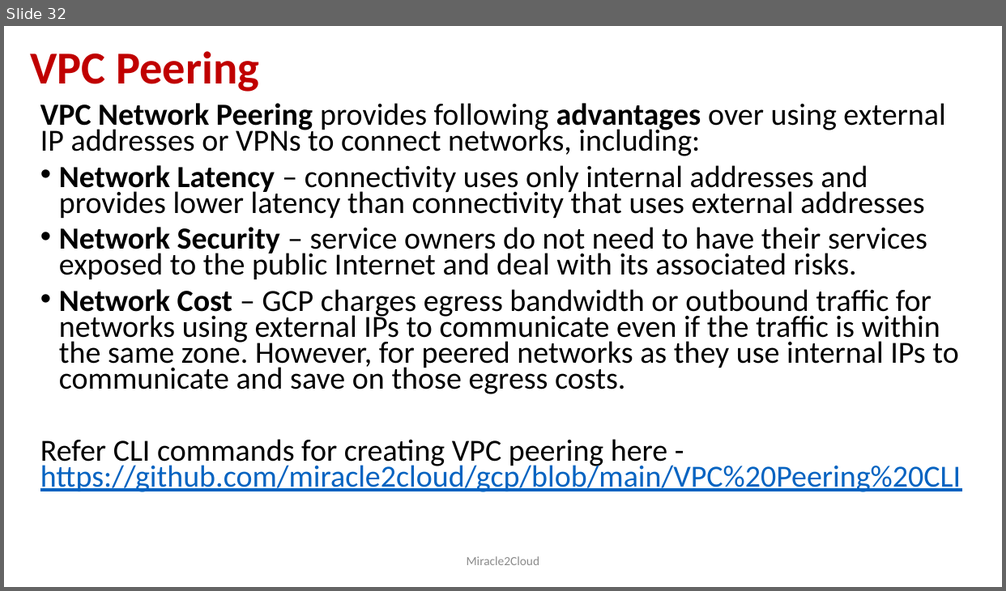
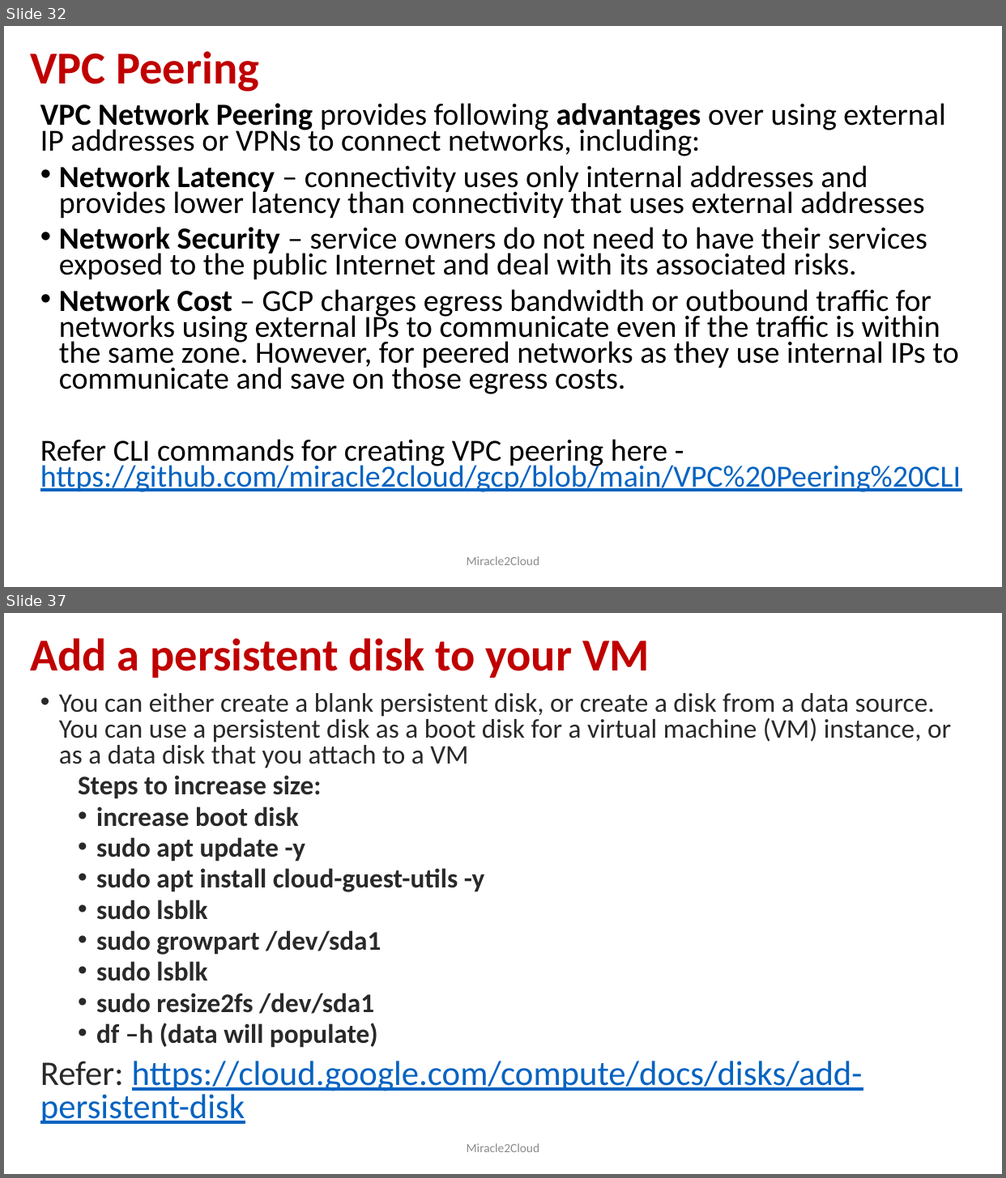
Before and after one commit to miracle2cloud/gcp, a slide deck: Google Cloud Platform.pptx. Shown one above the other, each under a label of ours: slide 32 before the commit, slides 32 and 37 after it; the slides between them are not shown. The pictures are 1006x591 and 1006x1178 pixels, drawn with LibreOffice and Linux fonts; fonts in the diff are those of the drawing. Boxes give left, top, right and bottom in pixels: in the first picture for what was removed or moved away, otherwise in the second. Text is boxed around its words. In the diff, an @@ line names an element or a change of style, - is before the commit and + after.

```diff
--- a/Google Cloud Platform.pptx
+++ b/Google Cloud Platform.pptx
@@ slide 37 added at bbox=[4, 613, 1002, 1174], background #FFFFFF @@
@@ title added at bbox=[30, 638, 650, 678], 44 pt, text #C00000, bold @@
+Add a persistent disk to your VM
@@ text added at bbox=[40, 693, 951, 1124], 25.9 pt, text #292929 @@
+• You can either create a blank persistent disk, or create a disk from a data source. You can use a persistent disk as a boot disk for a virtual machine (VM) instance, or as a data disk that you attach to a VM
+  Steps to increase size:
+  • increase boot disk
+  • sudo apt update -y
+  • sudo apt install cloud-guest-utils -y
+  • sudo lsblk
+  • sudo growpart /dev/sda1
+  • sudo lsblk
+  • sudo resize2fs /dev/sda1
+  • df –h (data will populate)
+Refer: https://cloud.google.com/compute/docs/disks/add-persistent-disk
@@ text added at bbox=[467, 1144, 539, 1152], 12 pt, text #8C8C8C @@
+Miracle2Cloud
```
Also in this commit, not shown: 2 slides changed, 5 other slides added.
